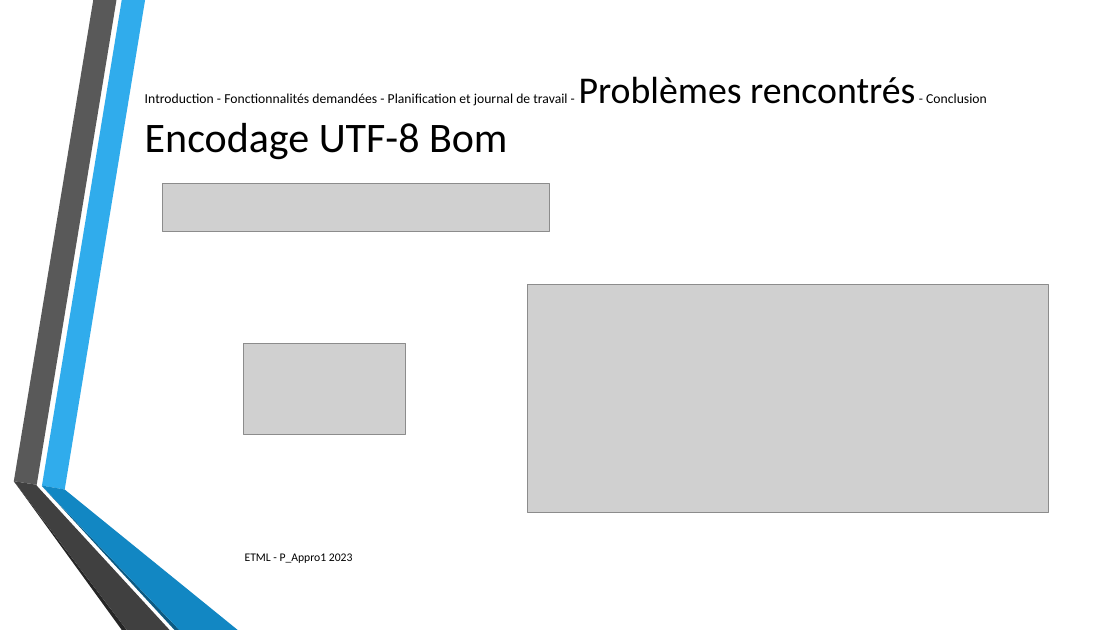
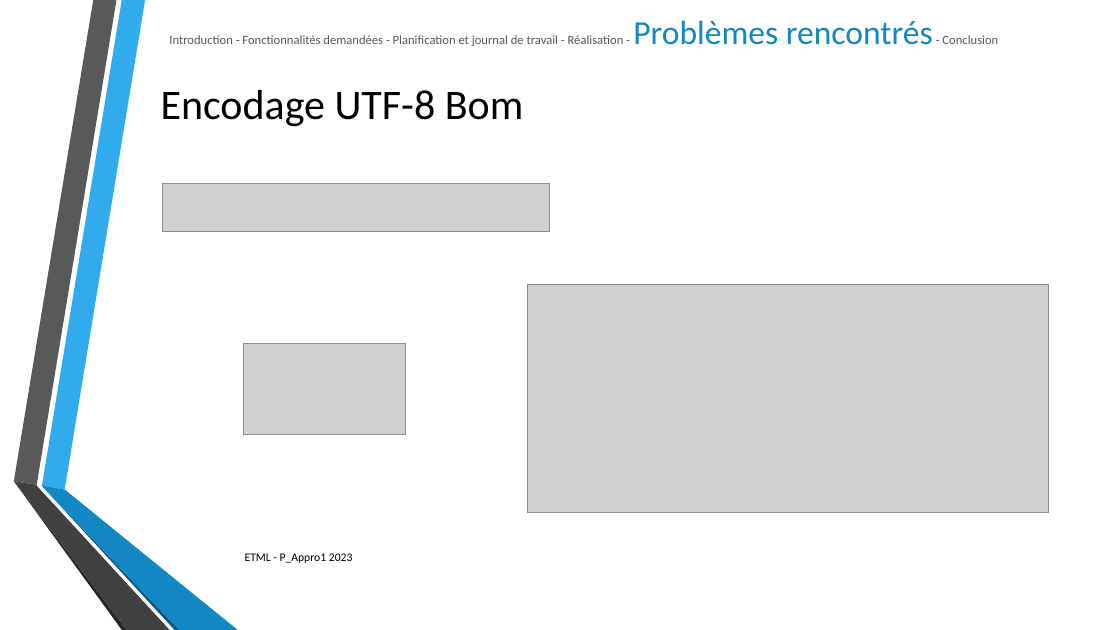
Before and after one commit to SylvainPhilipona/Recuperation-des-AutoEvaluations, a slide deck: slide 8 of CDC-rapport-jdt/Presentation/Presentation_philipona.pptx (slide 7 before the commit). Drawn at 1120x630 pixels with LibreOffice and Linux fonts; fonts in the diff are those of the drawing; grey boxes stand for pictures; background and template pictures are left out. Boxes give left, top, right and bottom in pixels: in the first picture for what was removed or moved away, otherwise in the second. Text is boxed around its words. In the diff, an @@ line names an element or a change of style, - is before the commit and + after.

```diff
--- a/CDC-rapport-jdt/Presentation/Presentation_philipona.pptx
+++ b/CDC-rapport-jdt/Presentation/Presentation_philipona.pptx
@@ title at <box>169,20,998,46</box>: text changed; size 11.7 to 10.8 pt; text colour #000000 to #595959 @@
-Introduction - Fonctionnalités demandées - Planification et journal de travail - Problèmes rencontrés - Conclusion
-Encodage UTF-8 Bom
+Introduction - Fonctionnalités demandées - Planification et journal de travail - Réalisation - Problèmes rencontrés - Conclusion
@@ text added at <box>161,90,523,127</box>, 36 pt, text #000000 @@
+Encodage UTF-8 Bom
```
Also in this commit, not shown: 7 other slides changed, 1 slide added.
